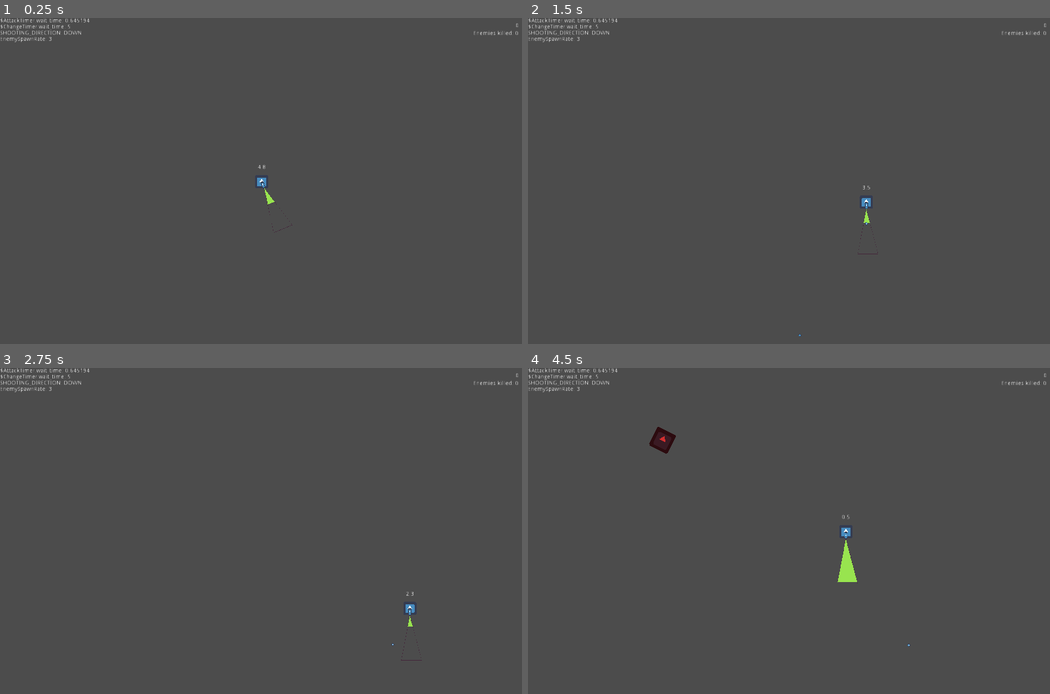
Above: before the commit, frames 1-4 (two rows, left to right).
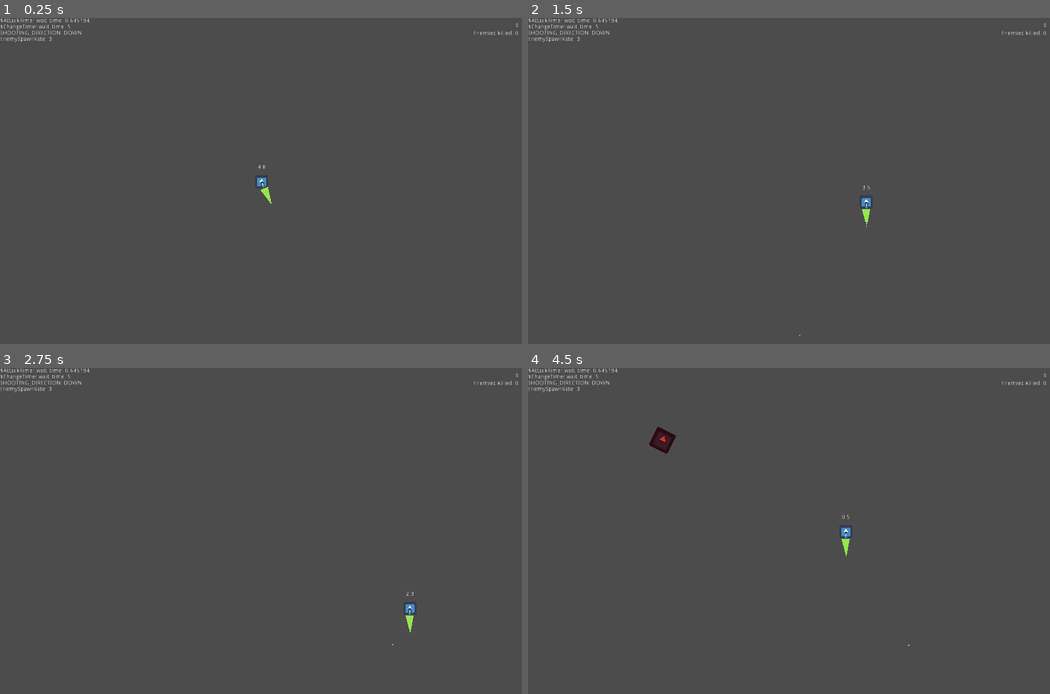
Above: after the commit, the same moments.

Repository: skarnl/gmtk-game-jam
Game: Godot game, scene res://screens/splash.tscn
The game is run twice, just before and just after one commit, with the same random seed, the same clock (stepped at 60 frames per second) and the same inputs. The engine's default icon, where the game draws it, is replaced by a stand-in: a white triangle on a blue panel in a dark square.
Inputs:
- Up to frame 1 (0.25 s): no input
- Up to frame 2 (1.5 s): tap Enter at 0.5 s; hold Right (ui_right) 0.53-1.28 s; hold Down (ui_down) from 1.28 s (still down)
- Up to frame 3 (2.75 s): release Down (ui_down) at 2.03 s; hold Right (ui_right) from 2.03 s (still down)
- Up to frame 4 (4.5 s): release Right (ui_right) at 2.78 s; hold Up (ui_up) 2.78-3.53 s; hold Left (ui_left) from 3.53 s (still down)

The runs differ from the first frame. In frame 1, less than 0.1% of the frame differs, in the area x 50-57%, y 51-66%; in frame 2, less than 0.1%; in frame 3, less than 0.1%; in frame 4, 0.3%, in the area x 59-64%, y 52-67%.

Commit message:
Replace animated shoot indicator with simple static arrow

Diff:
--- a/entities/player.gd
+++ b/entities/player.gd
@@ -62,7 +62,8 @@
 
 
 func _update_shooting_indicator():
-	$WeaponPivot/ShootIndicator.value = ($AttackTimer.wait_time - $AttackTimer.time_left) / $AttackTimer.wait_time * 100
+#	$WeaponPivot/ShootIndicator.value = ($AttackTimer.wait_time - $AttackTimer.time_left) / $AttackTimer.wait_time * 100
+	pass
 
 func _on_UpdateTimer_timeout():
 	$TimeLabel.text = str(stepify($ChangeTimer.time_left, 0.01))
--- a/entities/player.tscn
+++ b/entities/player.tscn
@@ -33,6 +33,7 @@
 [node name="WeaponSpawnPoint" type="Node2D" parent="WeaponPivot"]
 
 [node name="ShootIndicator" type="TextureProgress" parent="WeaponPivot"]
+visible = false
 margin_left = 17.0
 margin_top = -28.7355
 margin_right = 129.0
@@ -43,6 +44,12 @@
 __meta__ = {
 "_edit_use_anchors_": false
 }
+
+[node name="Sprite" type="Sprite" parent="WeaponPivot"]
+position = Vector2( 40, 0.6 )
+rotation = 3.14159
+scale = Vector2( 0.4, 0.2 )
+texture = ExtResource( 3 )
 
 [node name="ChangeTimer" type="Timer" parent="."]
 wait_time = 5.0
